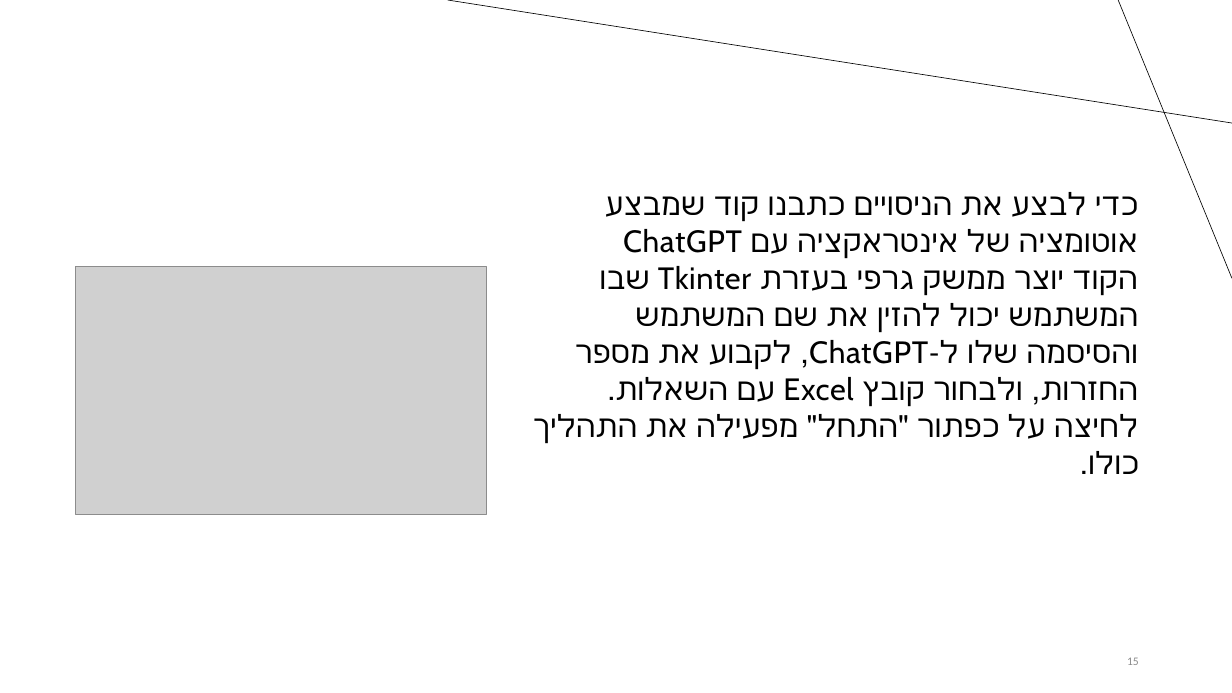
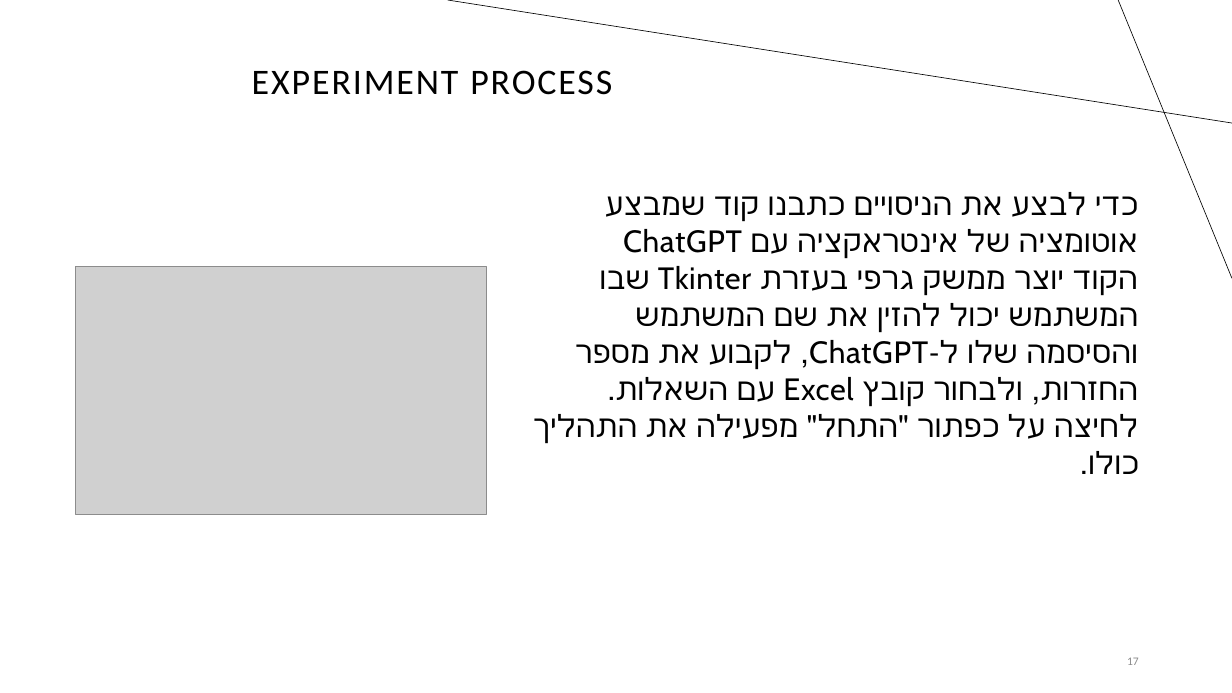
Before and after one commit to mayanaor1/Final-Project, a slide deck: slide 17 of Final project (1).pptx (slide 15 before the commit). Drawn at 1232x693 pixels with LibreOffice and Linux fonts; fonts in the diff are those of the drawing; grey boxes stand for pictures. Boxes give left, top, right and bottom in pixels: in the first picture for what was removed or moved away, otherwise in the second. Text is boxed around its words. In the diff, an @@ line names an element or a change of style, - is before the commit and + after.

```diff
--- a/Final project (1).pptx
+++ b/Final project (1).pptx
@@ title added at box(252, 70, 612, 95), 28 pt, text #000000 @@
+EXPERIMENT PROCESS
@@ page number at box(1127, 657, 1139, 665): text changed @@
-15
+17
```
Also in this commit, not shown: 1 slide removed.
